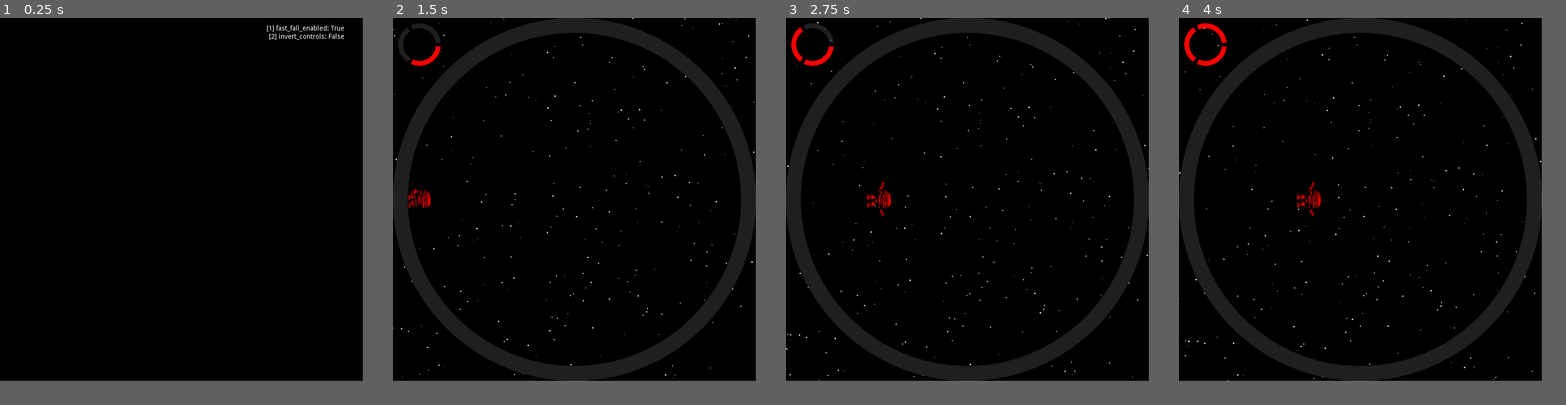
Above: before the commit, frames 1-4 (left to right).
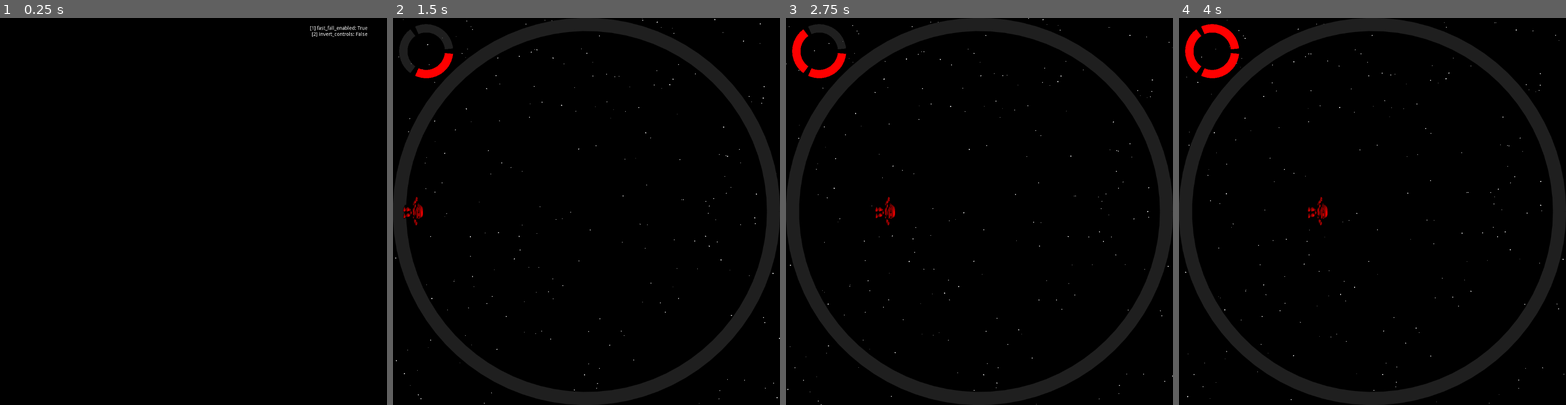
Above: after the commit, the same moments.

Repository: hwacha/ringspace_shelldown
Game: Godot game, scene res://scenes/opening_screen.tscn
Same seed, same stepped clock (60 frames per second), same inputs: the game is played once before the commit and once after it.
Inputs:
- Up to frame 1 (0.25 s): no input
- Up to frame 2 (1.5 s): tap W at 0.5 s; tap Enter (ui_accept) at 0.6, 0.77, 1.07, 1.35 s
- Up to frame 3 (2.75 s): tap Enter (ui_accept) at 1.52, 1.82, 2.1 s
- Up to frame 4 (4 s): tap Enter (ui_accept) at 2.85, 3.02, 3.32, 3.6, 3.77 s
In our replay, the window is 750x750 before the commit and 800x800 after it. These sizes can differ from the game's own. Grey fills any space a smaller window leaves; there, only what the larger window draws over its background counts as a difference.

The runs differ from the first frame. In frame 1, 0.3% of the frame differs, in the area x 69-95%, y 1-6%; in frame 2, 15%; in frame 3, 15%; in frame 4, 15%, in the area x 0-100%, y 0-100%.

Commit message:
make game 1080x1080 and resizeable

Diff:
--- a/project.godot
+++ b/project.godot
@@ -20,9 +20,11 @@
 
 [display]
 
-window/size/width=750
-window/size/height=750
-window/size/resizable=false
+window/size/width=1080
+window/size/height=1080
+window/size/fullscreen=true
+window/stretch/mode="viewport"
+window/stretch/aspect="keep"
 
 [gui]
 
@@ -132,4 +134,5 @@
 
 [rendering]
 
+environment/default_clear_color=Color( 0, 0, 0, 0 )
 environment/default_environment="res://default_env.tres"
--- a/scenes/Player.tscn
+++ b/scenes/Player.tscn
@@ -97,7 +97,7 @@
 
 [node name="Player" type="KinematicBody2D"]
 position = Vector2( 500, 597 )
-scale = Vector2( 1.519, 0.844 )
+scale = Vector2( 1.671, 0.928 )
 z_index = 3
 collision_layer = 2
 script = ExtResource( 1 )
--- a/scenes/main.tscn
+++ b/scenes/main.tscn
@@ -2,7 +2,7 @@
 
 [ext_resource path="res://scripts/crust.gd" type="Script" id=1]
 [ext_resource path="res://scripts/Stars.gd" type="Script" id=2]
-[ext_resource path="res://scenes/Score.gd" type="Script" id=5]
+[ext_resource path="res://scripts/Score.gd" type="Script" id=5]
 
 [node name="Main" type="Node2D"]
 
@@ -17,7 +17,6 @@
 script = ExtResource( 2 )
 
 [node name="Crust" type="StaticBody2D" parent="."]
-position = Vector2( 375, 375 )
 z_index = 1
 collision_mask = 2
 script = ExtResource( 1 )
--- a/scenes/opening_screen.tscn
+++ b/scenes/opening_screen.tscn
@@ -4,7 +4,7 @@
 [ext_resource path="res://scripts/opening_screen.gd" type="Script" id=2]
 
 [sub_resource type="DynamicFont" id=1]
-size = 47
+size = 64
 font_data = ExtResource( 1 )
 
 [sub_resource type="DynamicFont" id=2]
@@ -22,9 +22,9 @@
 color = Color( 0, 0, 0, 1 )
 
 [node name="Title" type="RichTextLabel" parent="."]
-anchor_left = 0.29
+anchor_left = 0.285
 anchor_top = 0.333
-anchor_right = 0.75
+anchor_right = 0.715
 anchor_bottom = 0.639
 custom_fonts/normal_font = SubResource( 1 )
 text = "Ringspace
--- a/scripts/Players.gd
+++ b/scripts/Players.gd
@@ -60,7 +60,7 @@
 		priorities.erase(priority)
 		player_instance.set_process_priority(priority)
 
-		get_node("/root/Main").call_deferred("add_child", (player_instance))
+		get_node("/root/Main").call_deferred("add_child", player_instance)
 
 func player_killed(id):
 	killed_ids.push_back(id)
@@ -77,8 +77,8 @@
 		elif living_ids.size() == 1:
 			score[str(living_ids[0])] += 1
 			get_node("/root/Main/Score").update()
-#			for player_id in score:
-#				print(player_id +  " -> " + str(score[player_id]))
+			for player_id in score:
+				print(player_id +  " -> " + str(score[player_id]))
 
 			if $RoundTimer.get_time_left() == 0:
 				$RoundTimer.start()
--- a/scenes/Score.gd
+++ b/scripts/Score.gd
@@ -8,14 +8,13 @@
 func _ready():
 	var screen_size = get_viewport().size
 	var min_screen_dimension = min(screen_size.x, screen_size.y)
-	score_radius = min_screen_dimension * (sqrt(2) - 1) / 8
+	score_radius = min_screen_dimension / (6 + 4 * sqrt(2))
 
-	var srr2 = score_radius * sqrt(2)
 	score_locations = {
-		"1": Vector2(srr2, srr2),
-		"2": Vector2(srr2, screen_size.y - srr2),
-		"3": Vector2(screen_size.x - srr2, screen_size.y - srr2),
-		"4": Vector2(screen_size.x - srr2, srr2)
+		"1": Vector2(score_radius, score_radius),
+		"2": Vector2(score_radius, screen_size.y - score_radius),
+		"3": Vector2(screen_size.x - score_radius, screen_size.y - score_radius),
+		"4": Vector2(screen_size.x - score_radius, score_radius)
 	}
 
 func _draw():
@@ -25,5 +24,5 @@
 			var color = Color(0.25, 0.25, 0.25, 0.5)
 			if i + 1 <= Players.score[pn]:
 				color = get_node("/root/Players").player_colors[int(pn) - 1]
-			draw_arc(score_locations[pn], score_radius, \
-			(i * theta) + epsilon, ((i + 1) * theta) - epsilon, 100, color, 10)
+			draw_arc(score_locations[pn], score_radius * 11 / 16, \
+			(i * theta) + epsilon, ((i + 1) * theta) - epsilon, 100, color, score_radius / 4)
--- a/scripts/crust.gd
+++ b/scripts/crust.gd
@@ -1,20 +1,25 @@
 extends Node2D
 
 export(int) var num_segments = 80
-export(int) var crust_size = 30
+export(int) var crust_ratio = 1.0 / 15.0 # 1 is the length of the screen
 
 var screen_size
+var outer_radius
+var inner_radius
 var midpoint_radius
+var crust_size
 
 func _ready():
 	screen_size = get_viewport().size
-	var outer_radius = min(screen_size.x, screen_size.y) / 2
-	print(outer_radius)
-	var inner_radius = outer_radius - crust_size
-	print(inner_radius)
+	transform.origin.x = screen_size.x / 2
+	transform.origin.y = screen_size.y / 2
+	outer_radius = min(screen_size.x, screen_size.y) / 2
+	crust_size = outer_radius * crust_ratio
+	inner_radius = outer_radius - crust_size
 
 	var d_theta = 2 * PI / num_segments
 	midpoint_radius = (outer_radius + inner_radius) / 2
+	print(midpoint_radius)
 
 	for i in range(num_segments):
 		var collider = CollisionShape2D.new()
